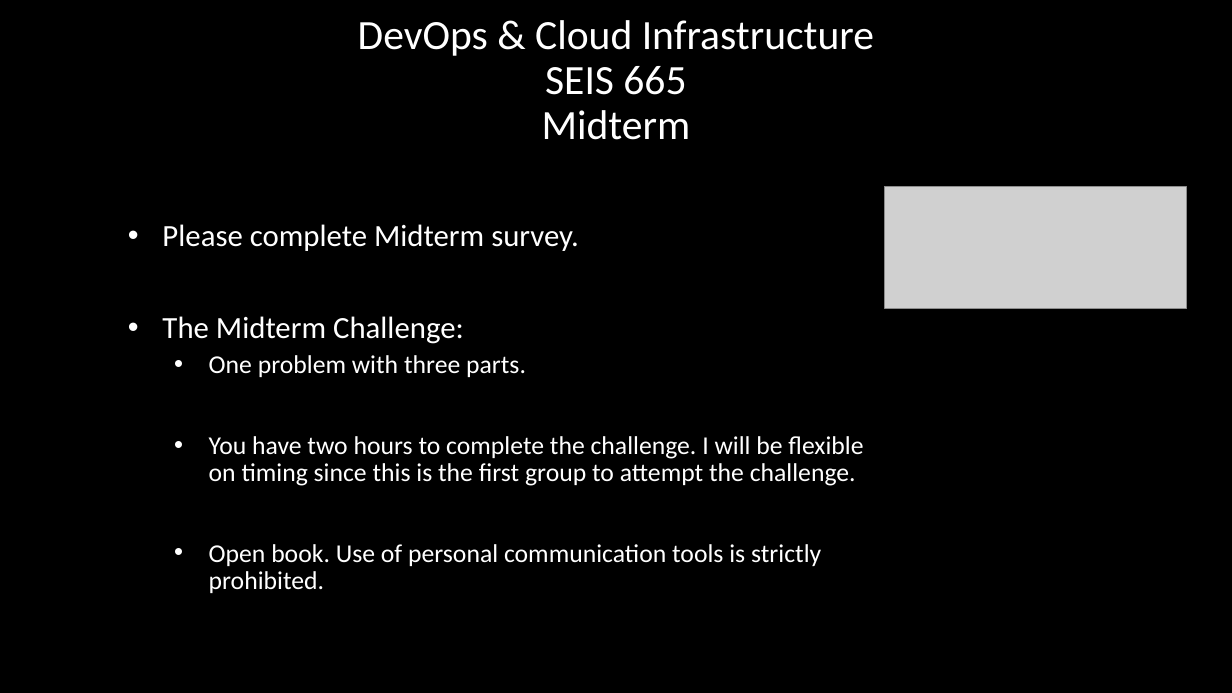
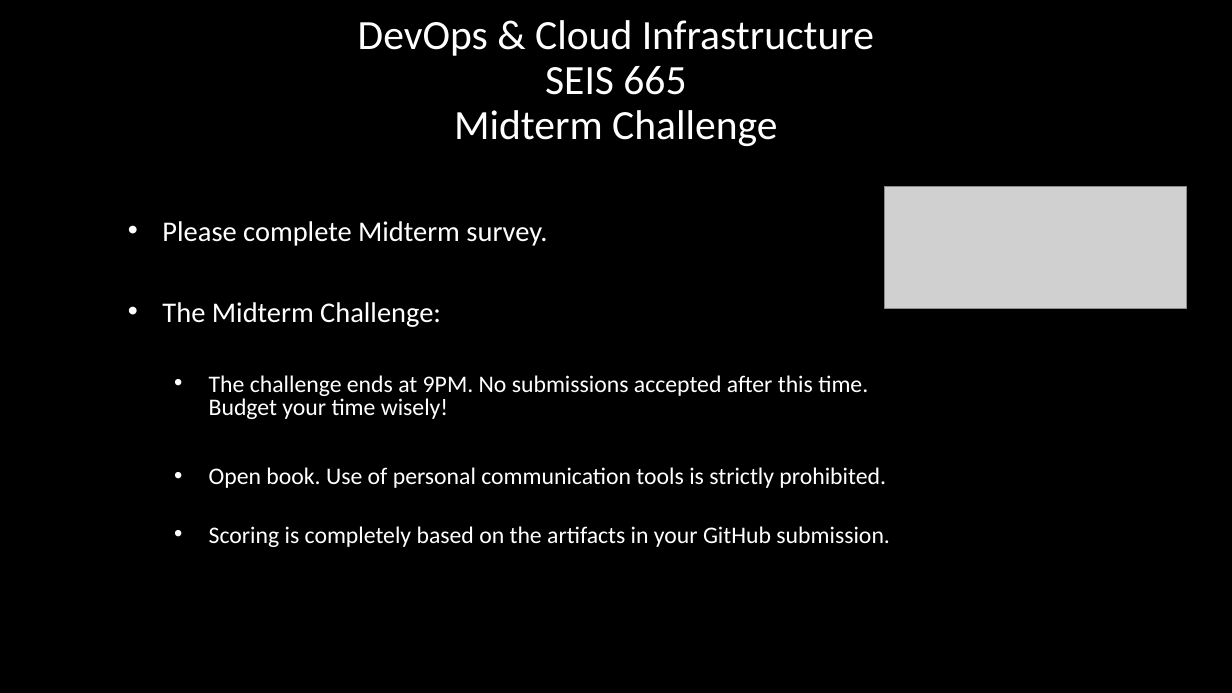
Before and after one commit to jasondbaker/infrastructure-class, a slide deck: slide 1 of lectures/infrastructure-week-7-midterm.pptx. Drawn at 1232x693 pixels with LibreOffice and Linux fonts; fonts in the diff are those of the drawing; grey boxes stand for pictures. Boxes give left, top, right and bottom in pixels: in the first picture for what was removed or moved away, otherwise in the second. Text is boxed around its words. In the diff, an @@ line names an element or a change of style, - is before the commit and + after.

```diff
--- a/lectures/infrastructure-week-7-midterm.pptx
+++ b/lectures/infrastructure-week-7-midterm.pptx
@@ title at [358, 20, 874, 146]: text changed @@
-DevOps & Cloud Infrastructure
-SEIS 665
-Midterm
+DevOps & Cloud Infrastructure
+SEIS 665
+Midterm Challenge
@@ subtitle at [162, 221, 886, 488]: size 24 to 22.2 pt in "Please complete Midterm survey.", "The Midterm Challenge:"; size 20 to 18.5 pt in "Open book. Use of personal communication tools ..."; line spacing 0.9 to 0.8 @@
@@ subtitle at [209, 375, 868, 419]: text changed; size 20 to 18.5 pt @@
-  • One problem with three parts.
-  • You have two hours to complete the challenge. I will be flexible on timing since this is the first group to attempt the challenge.
+  • The challenge ends at 9PM. No submissions accepted after this time. Budget your time wisely!
@@ subtitle at [209, 526, 890, 547]: paragraph added @@
+  • Scoring is completely based on the artifacts in your GitHub submission.
```
Also in this commit, not shown: 1 other file.
